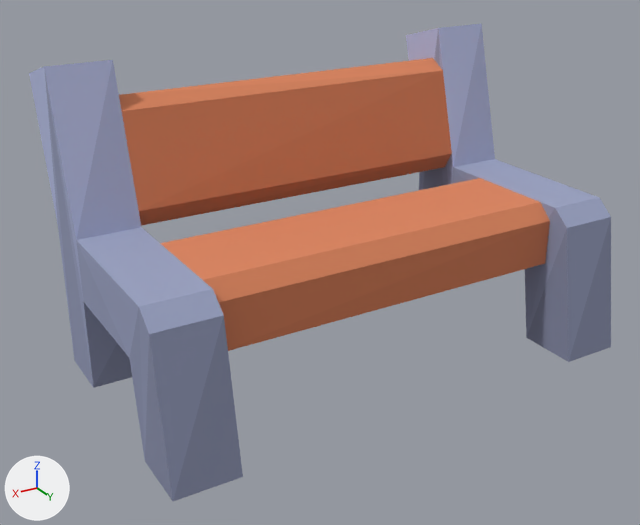
Before and after pictures for a commit that changed the glTF model client/public/models/props/bench.glb.
The view is the same before and after, from a 50 mm camera at (0.715, 1.117, 0.731) aimed at (0.042, -0.005, 0.17). The axes (+X, +Y, +Z) are drawn at lower left. The lights are the same throughout. The picture after the commit comes second. Vertices at exactly the same position are counted once.

Script lines for the objects in view, before the commit:
```python
me_bench = bpy.data.meshes.new('bench')
me_bench.from_pydata(...)  # 72 vertices, 112 faces; spans x -0.4..0.4, y -0.261..0.225, z 0.0..0.491
me_bench.materials.append(mat_material_0)
ob_bench = bpy.data.objects.new('bench', me_bench)
ob_bench.location = (0.0, 0.0, 0.0)
```
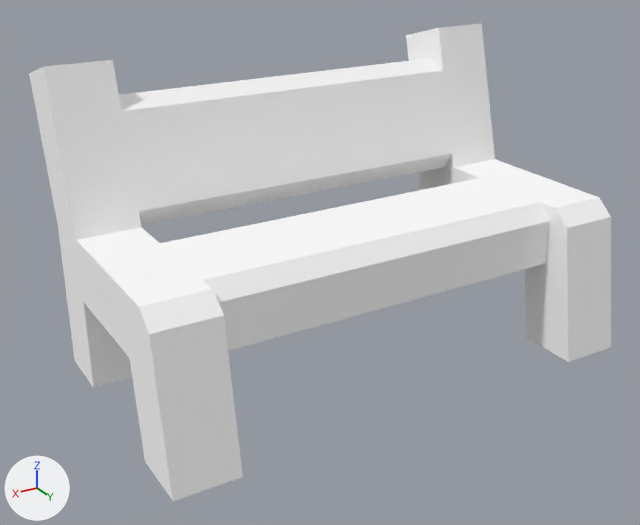
Patch to the scene script:
```diff
--- a/client/public/models/props/bench.glb.py
+++ b/client/public/models/props/bench.glb.py
@@ me_bench @@
 me_bench.from_pydata(...)  # 72 vertices, 112 faces; spans x -0.4..0.4, y -0.261..0.225, z 0.0..0.491
 # used by ob_bench; location = (0.0, 0.0, 0.0)
+# me_bench part 1: 68 faces centred in x -0.4..0.4, y -0.2..0.212, z 0.0..0.25 are repainted in the vertex colours; the middle colour goes from greyish blue #9198b6 to white #ffffff
+# me_bench part 2: 24 faces centred in x -0.1..0.1, y -0.231..0.15, z 0.15..0.431 are repainted in the vertex colours; the middle colour goes from orange #d17c57 to white #ffffff
+# me_bench part 3: 20 faces centred in x -0.4..0.4, y -0.241..-0.122, z 0.297..0.483 are repainted in the vertex colours; the middle colour goes from blue #b3bbe0 to white #ffffff
 me_bench.materials.append(mat_material_0)
```

Changed parts and their boxes [x1, y1, x2, y2] in the pictures (640 x 525 px):
part 1 of me_bench, recoloured (greyish blue to white)
    both: [44, 30, 611, 501]
part 2 of me_bench, recoloured (orange to white)
    both: [119, 58, 550, 351]
part 3 of me_bench, recoloured (blue to white)
    both: [29, 24, 495, 296]
